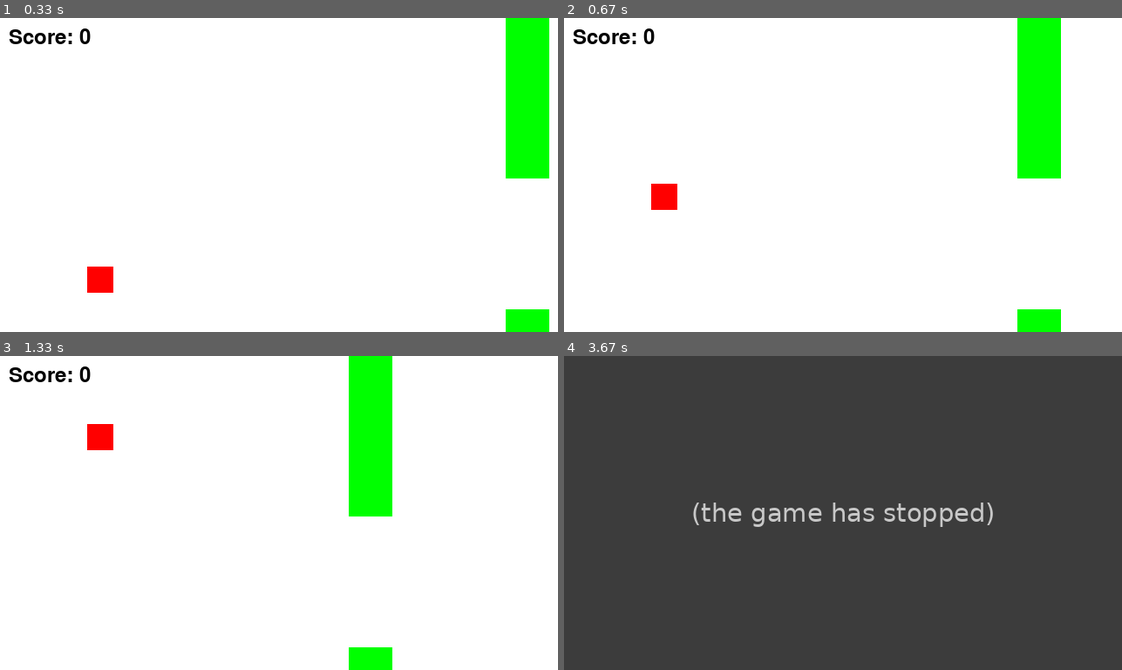
Above: before the commit, frames 1-4 (two rows, left to right).
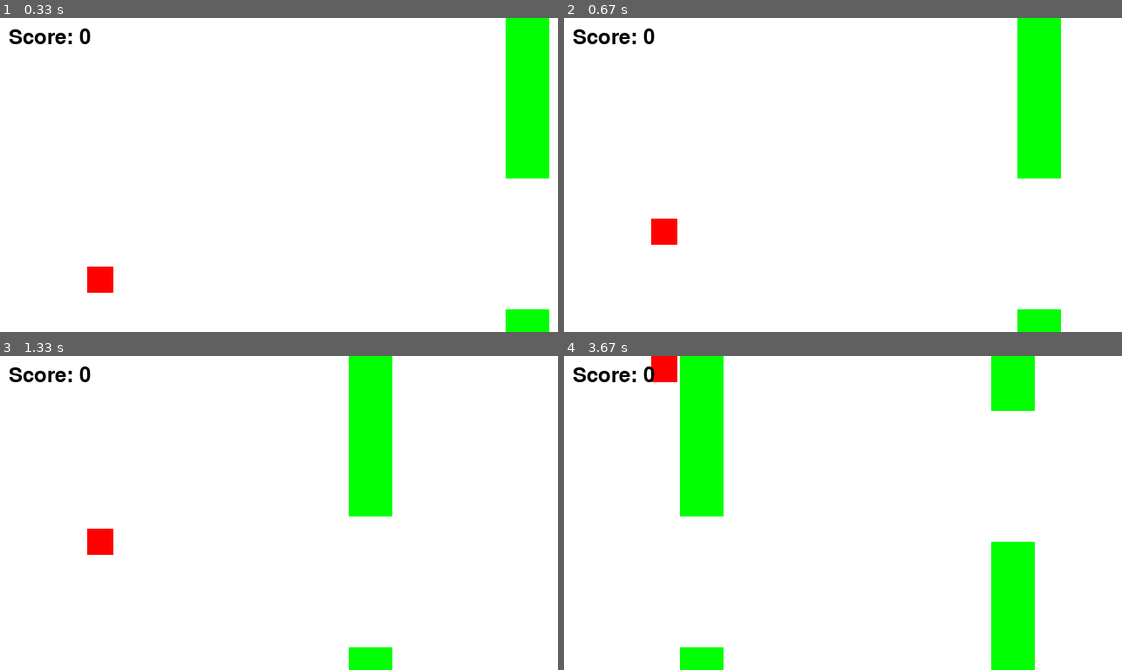
Above: after the commit, the same moments.

Repository: BastiaBoldingh/FlappyBirdPygame
Game: pygame game, started from main.py
The game is run twice, just before and just after one commit, with the same random seed, the same clock (stepped at 60 frames per second) and the same inputs.
Inputs:
- Up to frame 1 (0.33 s): no input
- Up to frame 2 (0.67 s): hold Up from 0.33 s (still down)
- Up to frame 3 (1.33 s): release Up at 0.8 s; hold Up 0.83-1.2 s; hold Up from 1.23 s (still down)
- Up to frame 4 (3.67 s): release Up at 1.53 s; hold Up 1.57-1.93 s; hold Up 1.97-2.27 s; hold Up 2.3-2.67 s; hold Up 2.7-3 s

Frame 1 is identical in both runs. In frame 2, 0.8% of the frame differs, in the area x 15-21%, y 52-73%; in frame 3, 0.8%; in frame 4, 100%, in the area x 0-100%, y 0-100%.
Before the commit the program exited at 3.63 s; later frames show no game.

Commit message:
More pipes, and score counter updating

Diff:
--- a/entities.py
+++ b/entities.py
@@ -17,19 +17,21 @@
         self.y += self.vel_y
 
     def flap(self):
-        self.vel_y = -10
+        self.vel_y = -8
 
 class Pipe:
     def __init__(self):
+        self.vel = -3
         self.x = 640
         self.width = 50
         self.gap = 150
         self.top_height = random.randint(50, 200)
         self.bottom_height = 360 - self.top_height - self.gap
         self.color = (0, 255, 0)
+        self.passed = False
 
-    def update(self):
-        self.x -= 3
+    def update(self, speed_multiplier):
+        self.x += self.vel *speed_multiplier
 
     def draw(self, screen):
         pygame.draw.rect(screen, self.color, (self.x, 0, self.width, self.top_height))
--- a/main.py
+++ b/main.py
@@ -18,8 +18,15 @@
 pipes = [Pipe()]
 scoreboard = ScoreBoard()
 
+counter = 0
+speed_multiplier = 1.0
 
 while running:
+    counter += 1
+    if counter % 120 == 0:
+        speed_multiplier = 1 + scoreboard.score * 0.1
+        pipes.append(Pipe())
+
 
     for event in pygame.event.get():
         if event.type == pygame.QUIT:
@@ -41,8 +48,15 @@
     screen.blit(bird.image, (bird.x, bird.y))
 
     for pipe in pipes:
-        pipe.update()
+        pipe.update(speed_multiplier=speed_multiplier)
         pipe.draw(screen)
+        if pipe.x < 100 and not pipe.passed:
+            scoreboard.increment()
+            pipe.passed = True
+        elif pipe.x + pipe.width < 0:
+            pipes.remove(pipe)
+
+
 
     scoreboard.draw_score(screen)
 
Not shown, added: .gitignore
